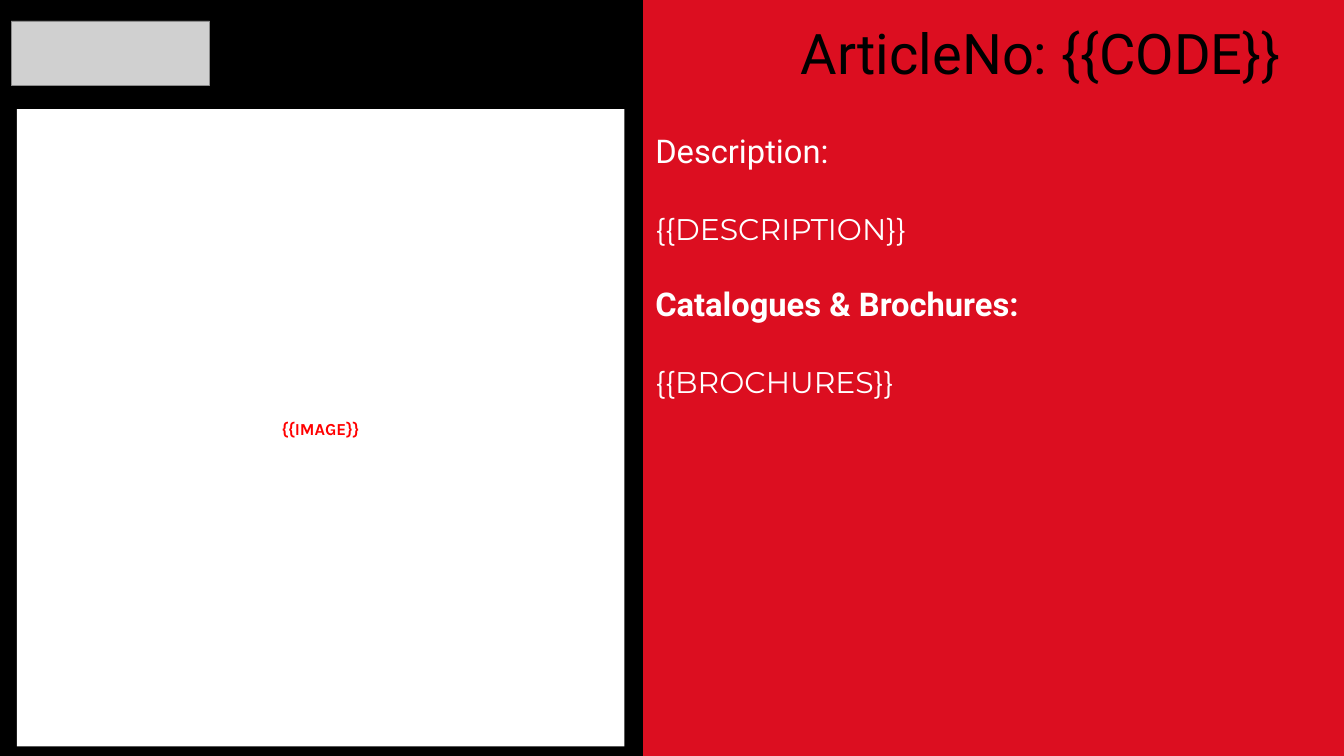
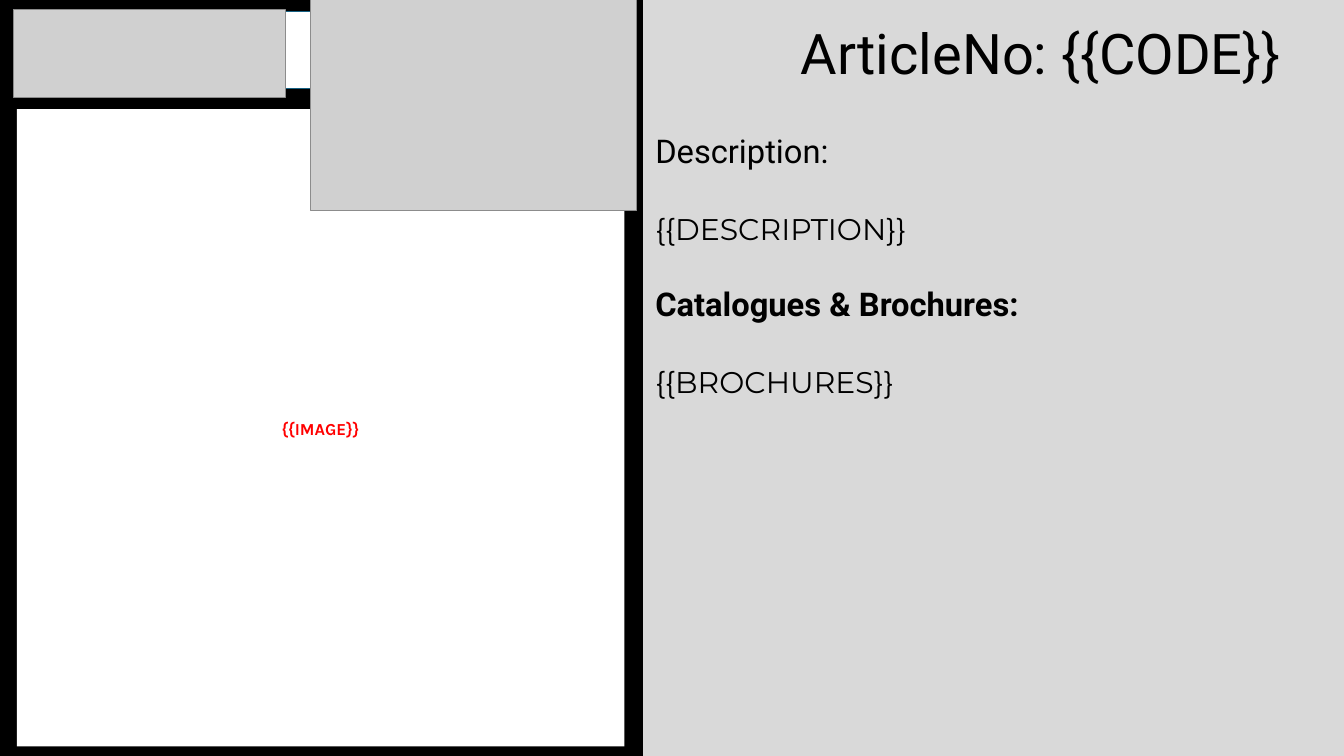
Before and after one commit to Anasmo1323/KLSMartin_TeamAssistant, a slide deck: slide 2 of desktop_app/template.pptx. Drawn at 1344x756 pixels with LibreOffice and Linux fonts; fonts in the diff are those of the drawing; grey boxes stand for pictures; background and template pictures are left out. Boxes give left, top, right and bottom in pixels: in the first picture for what was removed or moved away, otherwise in the second. Text is boxed around its words. In the diff, an @@ line names an element or a change of style, - is before the commit and + after.

```diff
--- a/desktop_app/template.pptx
+++ b/desktop_app/template.pptx
@@ picture: place and size @@
-picture at (11,21,210,85)
+picture at (13,9,285,97)
@@ rectangle added at (17,11,624,88), fill #FFFFFF, outline #156082 1.5 pt @@
@@ picture added at (310,0,636,211) @@
@@ freeform shape at (643,0,1344,756): fill #DC0E20 to #D9D9D9 @@
@@ rectangle added at (643,0,1344,756), fill #D9D9D9 @@
@@ text "Description:" at (655,139,1019,399): text colour #FFFFFF to #000000 @@
```
Also in this commit, not shown: 35 other files.
